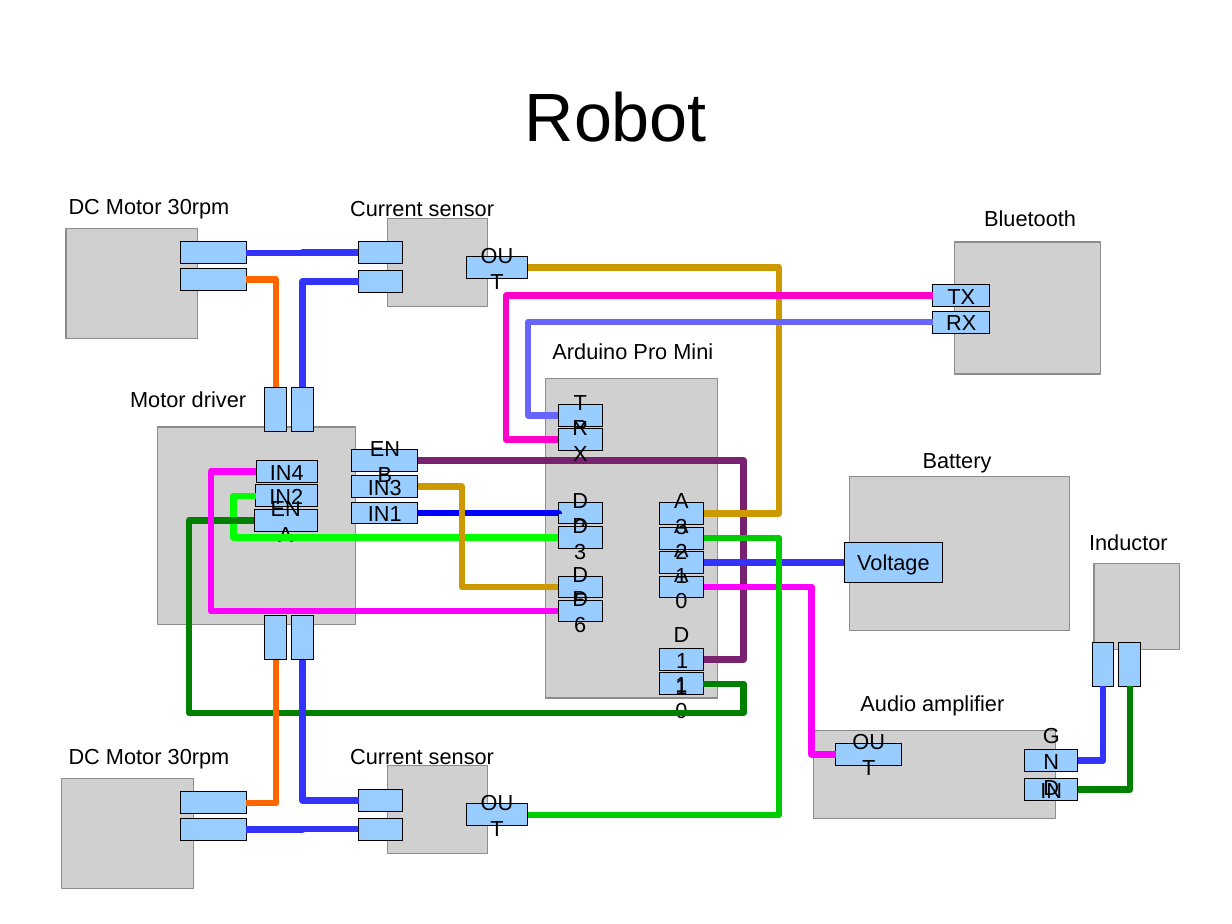
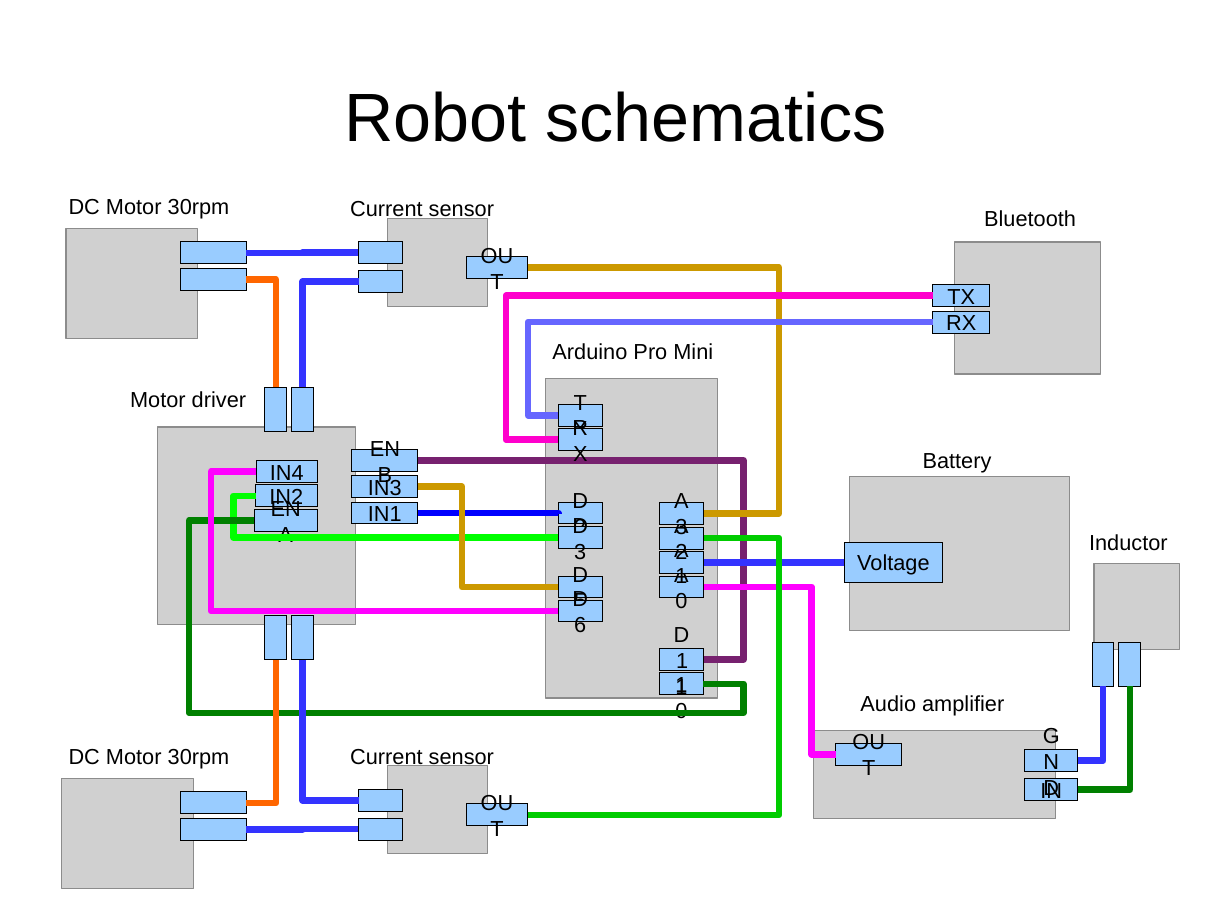
Before and after one commit to eerimoq/romeo, a slide deck: slide 2 of doc/schematics.odp. Drawn at 1232x924 pixels with LibreOffice and Linux fonts; fonts in the diff are those of the drawing; grey boxes stand for pictures. Boxes give left, top, right and bottom in pixels: in the first picture for what was removed or moved away, otherwise in the second. Text is boxed around its words. In the diff, an @@ line names an element or a change of style, - is before the commit and + after.

```diff
--- a/doc/schematics.odp
+++ b/doc/schematics.odp
@@ title at (344, 91, 886, 142): text changed @@
-Robot
+Robot schematics
```
Also in this commit, not shown: 2 other slides changed, 6 other files.
